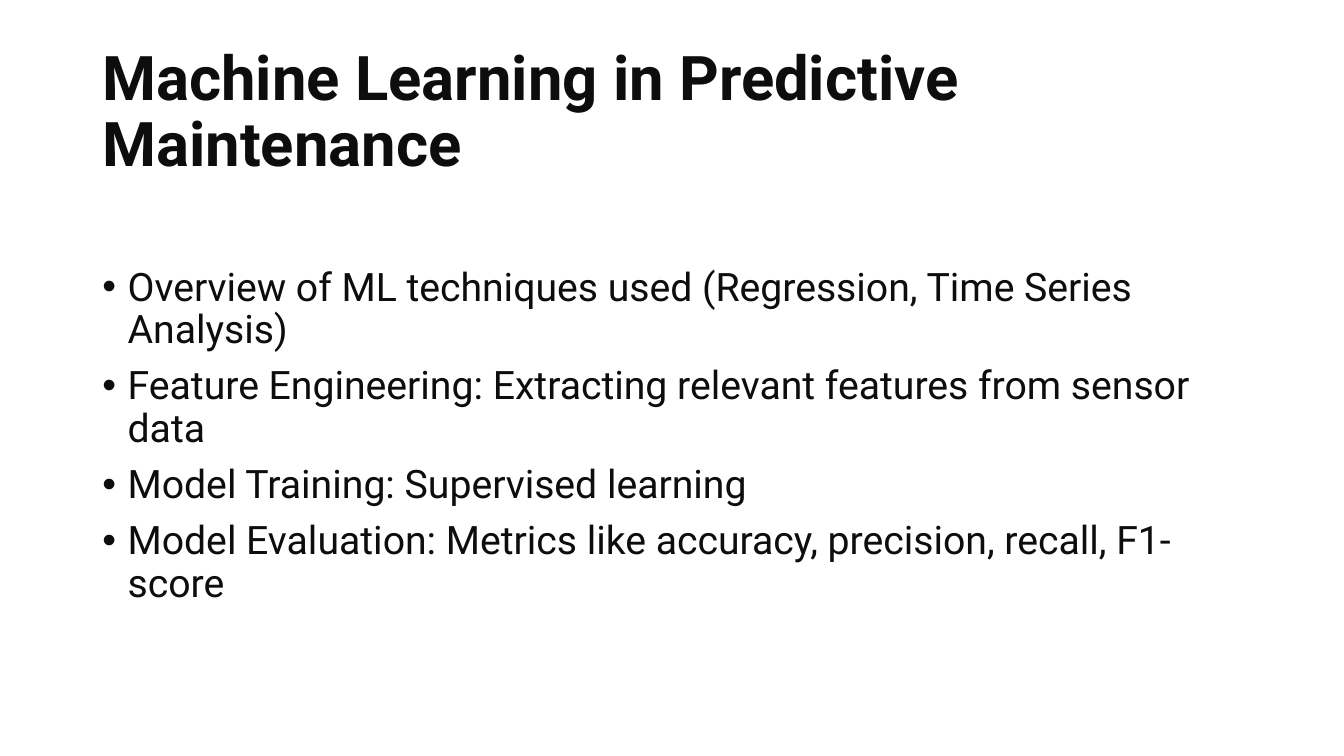
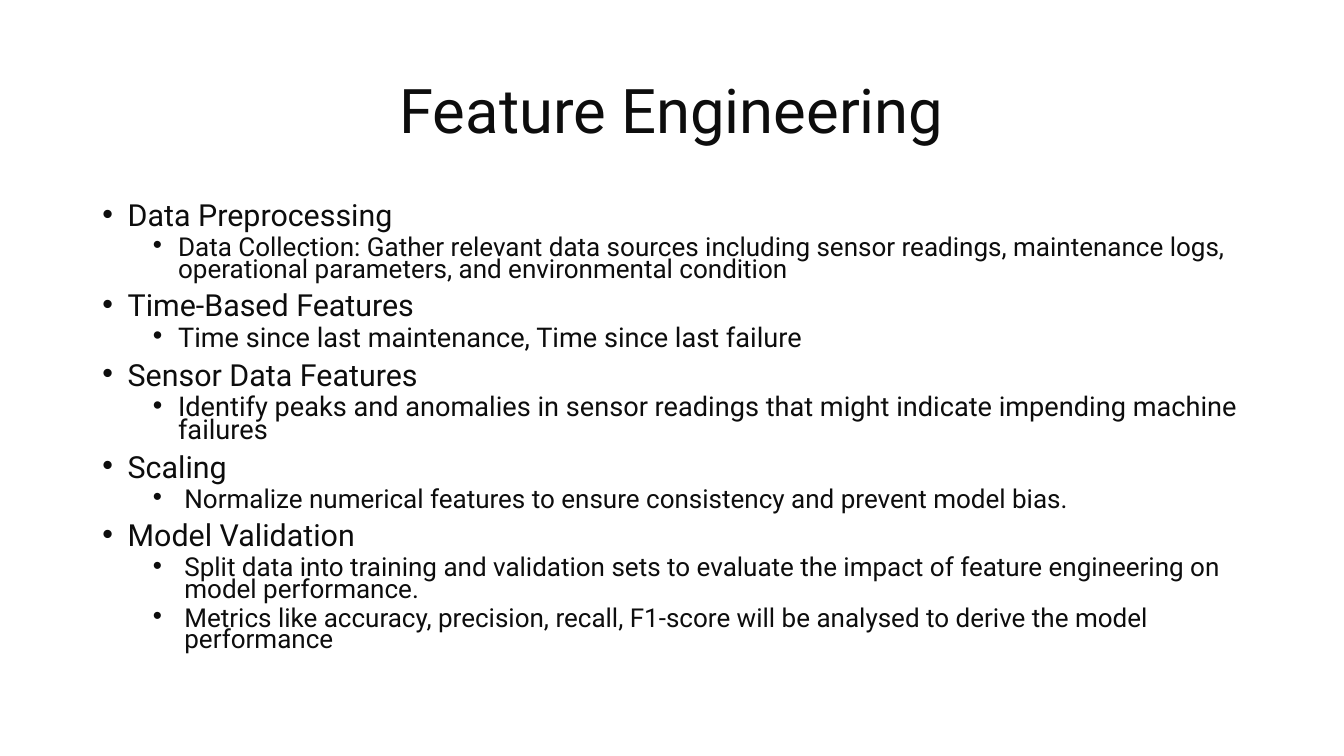
Before and after one commit to ManishaEY/eyaipythontraining, a slide deck: slide 6 of MachineLearningForPredictiveMaintenance.pptx (slide 4 before the commit). Drawn at 1344x756 pixels with LibreOffice and Linux fonts; fonts in the diff are those of the drawing. Boxes give left, top, right and bottom in pixels: in the first picture for what was removed or moved away, otherwise in the second. Text is boxed around its words. In the diff, an @@ line names an element or a change of style, - is before the commit and + after.

```diff
--- a/MachineLearningForPredictiveMaintenance.pptx
+++ b/MachineLearningForPredictiveMaintenance.pptx
@@ title at (400,88,943,146): text changed; bold off @@
-Machine Learning in Predictive Maintenance
+Feature Engineering
@@ text at (128,204,1237,654): text changed; size 28 to 18.6 pt @@
-• Overview of ML techniques used (Regression, Time Series Analysis)
-• Feature Engineering: Extracting relevant features from sensor data
-• Model Training: Supervised learning
-• Model Evaluation: Metrics like accuracy, precision, recall, F1-score
+• Data Preprocessing
+  • Data Collection: Gather relevant data sources including sensor readings, maintenance logs, operational parameters, and environmental condition
+• Time-Based Features
+  • Time since last maintenance, Time since last failure
+• Sensor Data Features
+  • Identify peaks and anomalies in sensor readings that might indicate impending machine failures
+• Scaling
+  • Normalize numerical features to ensure consistency and prevent model bias.
+• Model Validation
+  • Split data into training and validation sets to evaluate the impact of feature engineering on model performance.
+  • Metrics like accuracy, precision, recall, F1-score will be analysed to derive the model performance
```
Also in this commit, not shown: 5 other slides changed, 2 slides added, 1 slide removed.
